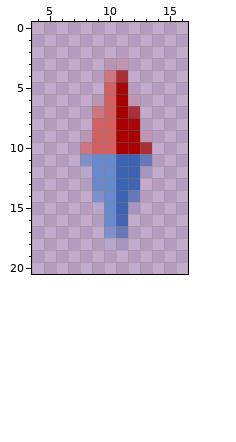
Pixel-art sprite: RuneScapeSolo.Data/Content/Interface/Minimap/icon_compass.png. Above, as it was before the edit.
The file is 22x22 pixels. Colours within 5 levels of each other are drawn and written as one. Shown: x 4..16, y 0..20.
The same view after the edit:
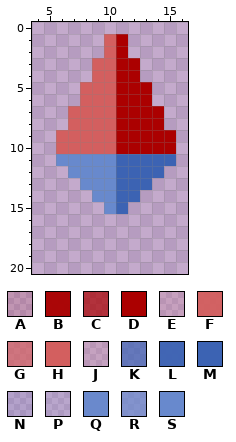
Palette (. is transparent): A #a2000020  B #aa0000f6  C #ab0000b4  D #ab0000  E #d15d5d20  F #d25f5ff6  G #d35f5fb5  H #d35f5f  J #cc66661d  K #3c63b3b2  L #3c63b3f5  M #3c63b3  N #3e66ba20  P #6788cc1d  Q #6788ccf6  R #6889cdb4  S #6889cd
Diff:
@@ x 4..16 @@
  0 .............
- 1 .............
- 2 .............
- 3 ......EA.....
- 4 ......GC.....
- 5 ......FB.....
- 6 .....JHDA....
- 7 .....GHDC....
- 8 .....FHDB....
- 9 ....JHHDDA...
-10 ....GHHDDC...
-11 ....RSSMMK...
-12 ....PSSMMN...
-13 .....QSML....
-14 .....RSMK....
-15 .....PSMN....
-16 ......QL.....
-17 ......RK.....
-18 ......PN.....
+ 1 ......HD.....
+ 2 ......HD.....
+ 3 .....HHDD....
+ 4 .....HHDD....
+ 5 ....HHHDDD...
+ 6 ....HHHDDD...
+ 7 ...HHHHDDDD..
+ 8 ...HHHHDDDD..
+ 9 ..HHHHHDDDDD.
+10 ..HHHHHDDDDD.
+11 ..SSSSSMMMMM.
+12 ...SSSSMMMM..
+13 ....SSSMMM...
+14 .....SSMM....
+15 ......SM.....
+16 .............
+17 .............
+18 .............
 19 .............
Changed places in both pictures, as pixel boxes (x1, y1, x2, y2):
changed: (56, 34, 176, 250)
